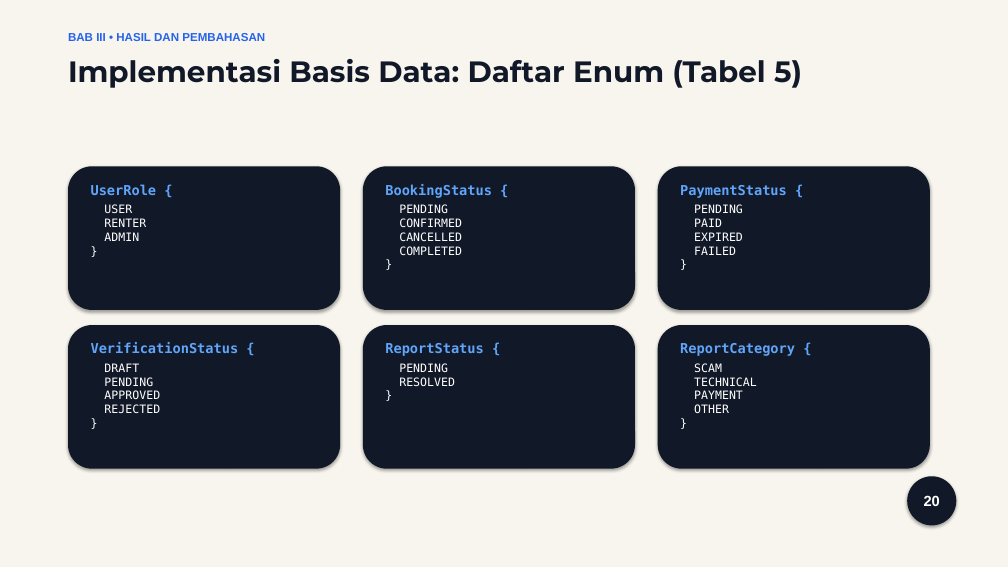
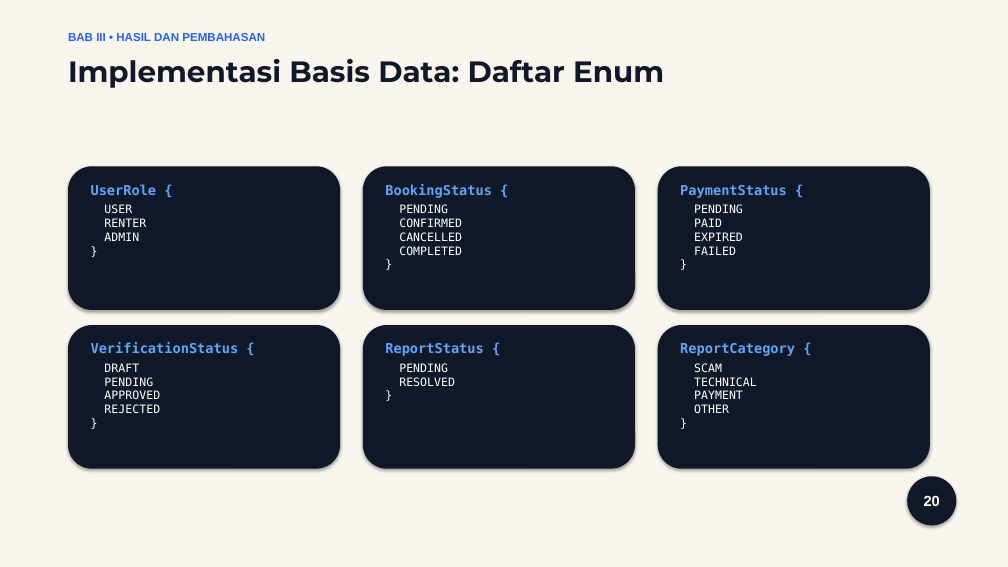
Before and after one commit to ztzrk/fieldmax, a slide deck: slide 20 of obsidian/Fieldmax/Presentasi_Seminar_Hasil_FieldMax.pptx. Drawn at 1008x567 pixels with LibreOffice and Linux fonts; fonts in the diff are those of the drawing. Boxes give left, top, right and bottom in pixels: in the first picture for what was removed or moved away, otherwise in the second. Text is boxed around its words. In the diff, an @@ line names an element or a change of style, - is before the commit and + after.

```diff
--- a/obsidian/Fieldmax/Presentasi_Seminar_Hasil_FieldMax.pptx
+++ b/obsidian/Fieldmax/Presentasi_Seminar_Hasil_FieldMax.pptx
@@ text at [68, 59, 664, 88]: text changed @@
-Implementasi Basis Data: Daftar Enum (Tabel 5)
+Implementasi Basis Data: Daftar Enum
```
Also in this commit, not shown: 14 other slides changed, 1 slide removed, 27 other files.
